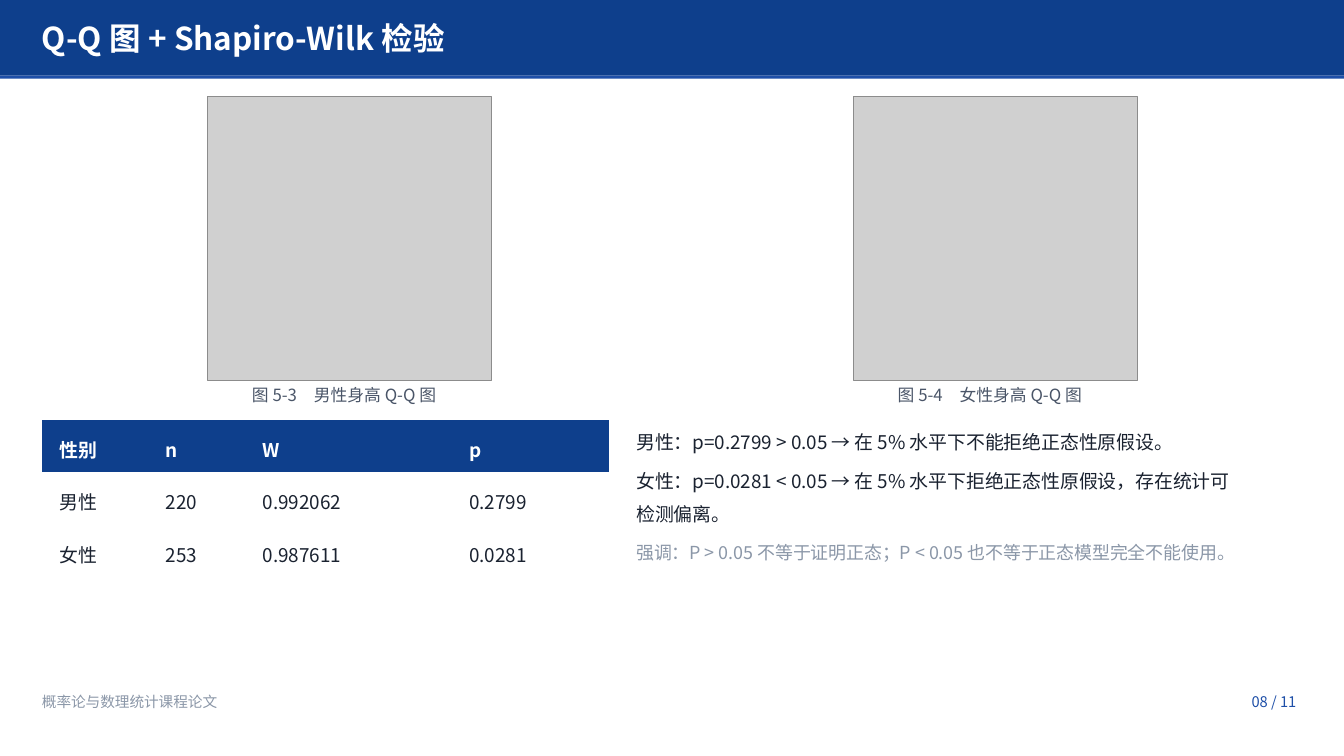
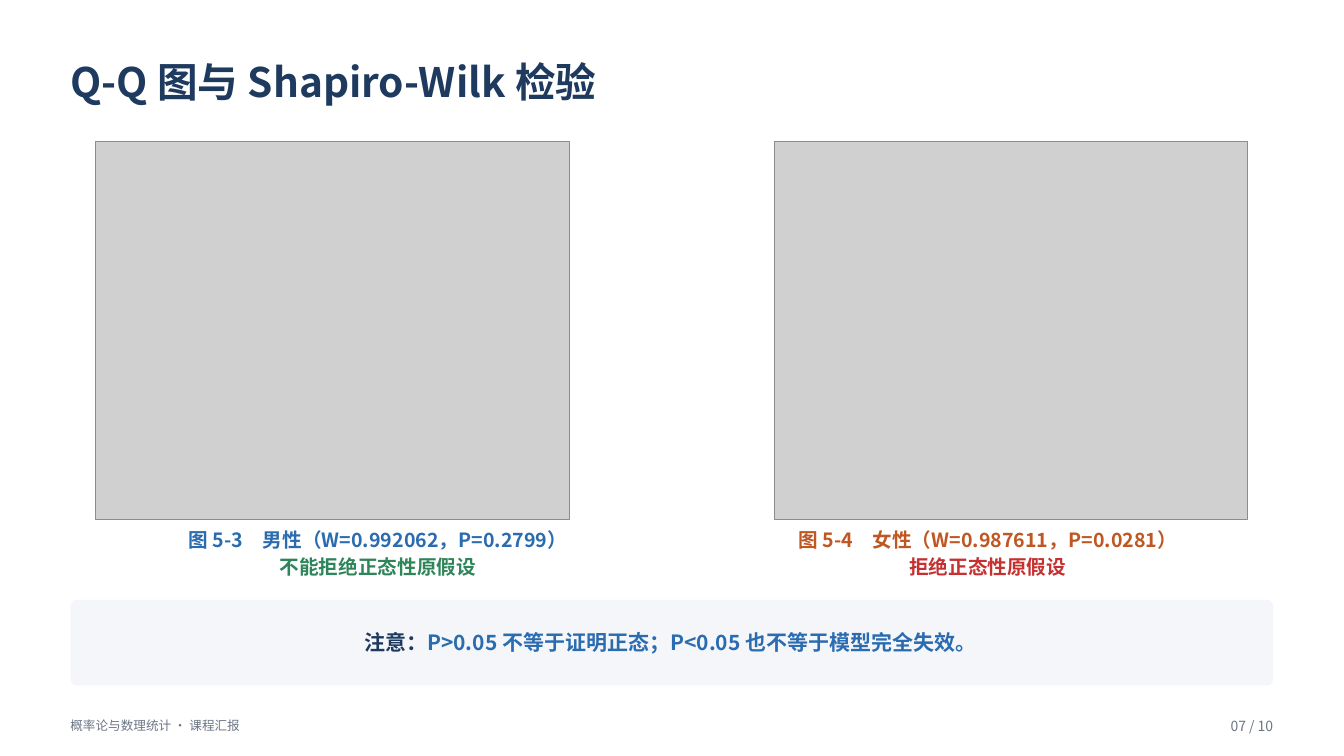
Before and after one commit to ChangGuanDaoRen/china-adult-height-normal-distribution, a slide deck: slide 7 of presentation/probability-statistics-course-presentation.pptx (slide 8 before the commit). Drawn at 1344x756 pixels with LibreOffice and Linux fonts; fonts in the diff are those of the drawing; grey boxes stand for pictures. Boxes give left, top, right and bottom in pixels: in the first picture for what was removed or moved away, otherwise in the second. Text is boxed around its words. In the diff, an @@ line names an element or a change of style, - is before the commit and + after.

```diff
--- a/presentation/probability-statistics-course-presentation.pptx
+++ b/presentation/probability-statistics-course-presentation.pptx
@@ rectangle removed at (x1=0, y1=0, x2=1344, y2=76) @@
@@ rectangle removed at (x1=0, y1=76, x2=1344, y2=79) @@
@@ text at (x1=70, y1=62, x2=596, y2=106): text changed; size 22.5 to 29 pt; text colour #FFFFFF to #1E3A5F @@
-Q-Q 图 + Shapiro-Wilk 检验
+Q-Q 图与 Shapiro-Wilk 检验
@@ picture resized from (x1=208, y1=97, x2=491, y2=380) to (x1=96, y1=141, x2=570, y2=519) @@
@@ picture resized from (x1=854, y1=97, x2=1137, y2=380) to (x1=774, y1=141, x2=1248, y2=519) @@
@@ text removed at (x1=252, y1=387, x2=436, y2=404) @@
-图 5-3 男性身高 Q-Q 图
@@ text removed at (x1=898, y1=387, x2=1082, y2=404) @@
-图 5-4 女性身高 Q-Q 图
@@ table removed at (x1=42, y1=420, x2=609, y2=578), 3 rows, 4 columns @@
-性别 | n | W | p
-男性 | 220 | 0.992062 | 0.2799
-女性 | 253 | 0.987611 | 0.0281
@@ text at (x1=189, y1=526, x2=567, y2=576): text changed; size 13.5 to 14 pt; text colour #1A2230 to #2B6CB0; bold on @@
-男性：p=0.2799 > 0.05 → 在 5% 水平下不能拒绝正态性原假设。
+图 5-3 男性（W=0.992062，P=0.2799）
+不能拒绝正态性原假设
@@ text at (x1=798, y1=526, x2=1177, y2=576): text changed; size 13.5 to 14 pt; text colour #1A2230 to #C05621; bold on @@
-女性：p=0.0281 < 0.05 → 在 5% 水平下拒绝正态性原假设，存在统计可检测偏离。
+图 5-4 女性（W=0.987611，P=0.0281）
+拒绝正态性原假设
@@ rounded rectangle added at (x1=71, y1=600, x2=1273, y2=686), fill #F4F6F9 @@
@@ vertical alignment top to middle in 3 elements at (x1=70, y1=62, x2=596, y2=106), (x1=70, y1=719, x2=239, y2=731), (x1=364, y1=632, x2=976, y2=654) @@
@@ text at (x1=364, y1=632, x2=976, y2=654): text changed; size 12.8 to 15 pt; text colour #8B97A8 to #2B6CB0; bold on @@
-强调：P > 0.05 不等于证明正态；P < 0.05 也不等于正态模型完全不能使用。
+注意：P>0.05 不等于证明正态；P<0.05 也不等于模型完全失效。
@@ text at (x1=70, y1=719, x2=239, y2=731): text changed; size 10.5 to 9 pt; text colour #8B97A8 to #6B7686 @@
-概率论与数理统计课程论文
+概率论与数理统计 · 课程汇报
@@ text removed at (x1=1252, y1=696, x2=1296, y2=707) @@
-08 / 11
@@ text added at (x1=1231, y1=720, x2=1274, y2=731), 10 pt, text #6B7686 @@
+07 / 10
```
Also in this commit, not shown: 5 other slides changed, 4 slides added, 5 slides removed, 7 other files.
